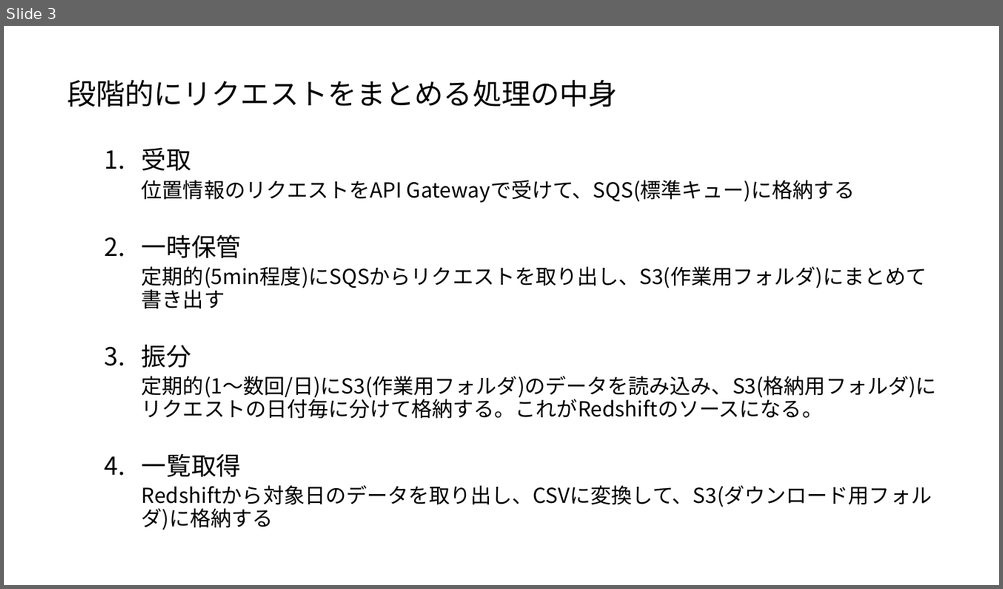
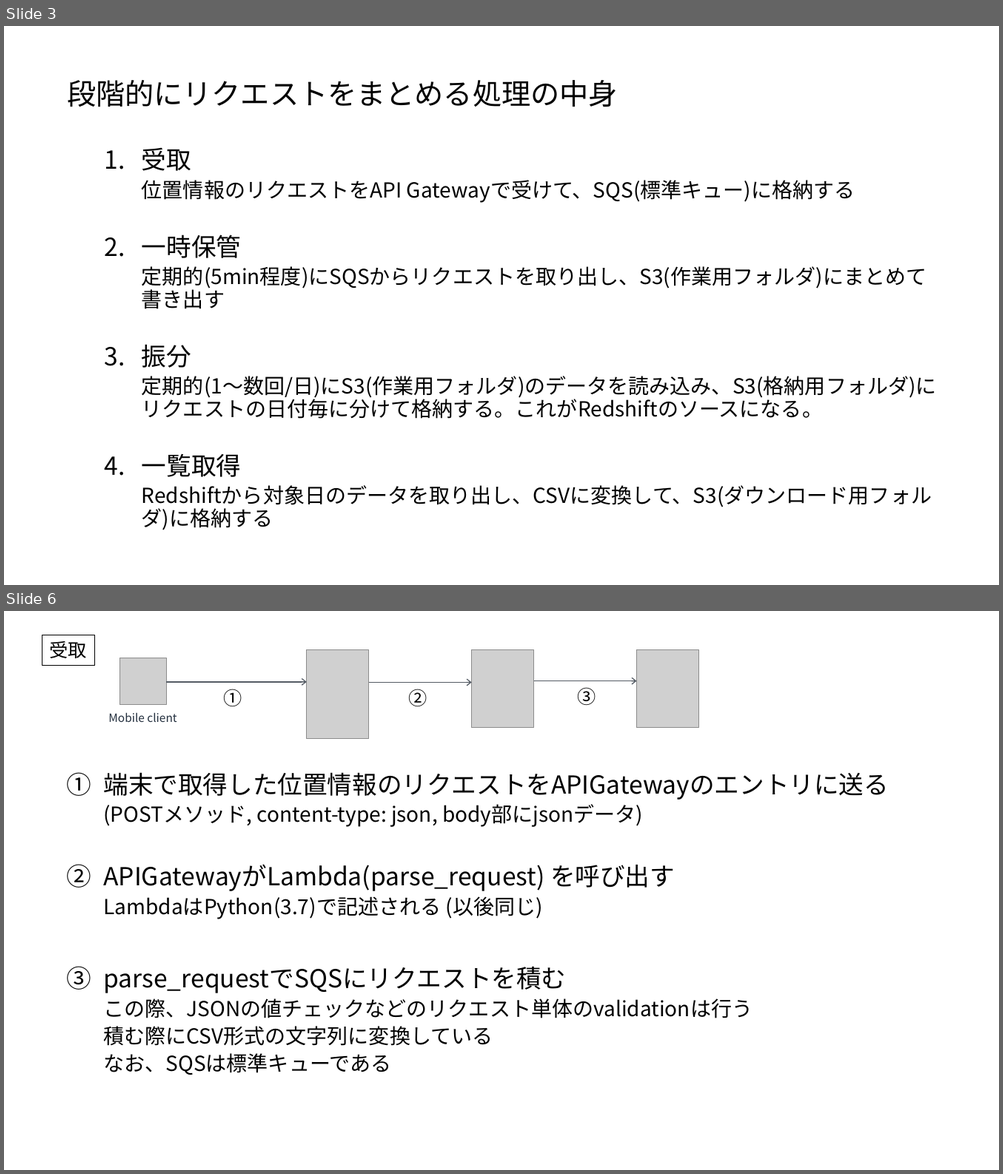
Before and after one commit to kodamashinji/task3, a slide deck: doc/arch.pptx. Shown one above the other, each under a label of ours: slide 3 before the commit, slides 3 and 6 after it; the slides between them are not shown. The pictures are 1003x589 and 1003x1174 pixels, drawn with LibreOffice and Linux fonts; fonts in the diff are those of the drawing; grey boxes stand for pictures. Boxes give left, top, right and bottom in pixels: in the first picture for what was removed or moved away, otherwise in the second. Text is boxed around its words. In the diff, an @@ line names an element or a change of style, - is before the commit and + after.

```diff
--- a/doc/arch.pptx
+++ b/doc/arch.pptx
@@ slide 6 added at (4, 611, 999, 1170), background #FFFFFF @@
@@ rectangle added at (42, 635, 95, 665), outline #000000 0.25 pt, 18 pt, text #000000 @@
+受取
@@ picture added at (307, 649, 369, 738) @@
@@ picture added at (472, 649, 534, 727) @@
@@ picture added at (637, 649, 699, 727) @@
@@ picture added at (119, 658, 166, 704) @@
@@ arrow added from (167, 682) to (307, 682), #545B64 1 pt @@
@@ text added at (224, 689, 242, 706), 18 pt, text #000000 @@
+①
@@ arrow added from (369, 683) to (472, 683), #545B64 1 pt @@
@@ text added at (408, 689, 427, 706), 18 pt, text #000000 @@
+②
@@ arrow added from (534, 681) to (637, 681), #545B64 1 pt @@
@@ text added at (578, 687, 596, 705), 18 pt, text #000000 @@
+③
@@ text added at (108, 712, 176, 722), 11 pt, text #232F3E @@
+Mobile client
@@ text added at (103, 772, 888, 1075), 20 pt, text #000000 @@
+1. 端末で取得した位置情報のリクエストをAPIGatewayのエントリに送る
+  (POSTメソッド, content-type: json, body部にjsonデータ)
+2. APIGatewayがLambda(parse_request) を呼び出す
+  LambdaはPython(3.7)で記述される (以後同じ)
+3. parse_requestでSQSにリクエストを積む
+  この際、JSONの値チェックなどのリクエスト単体のvalidationは行う
+  積む際にCSV形式の文字列に変換している
+  なお、SQSは標準キューである
```
Also in this commit, not shown: 6 slides changed, 3 other slides added.
